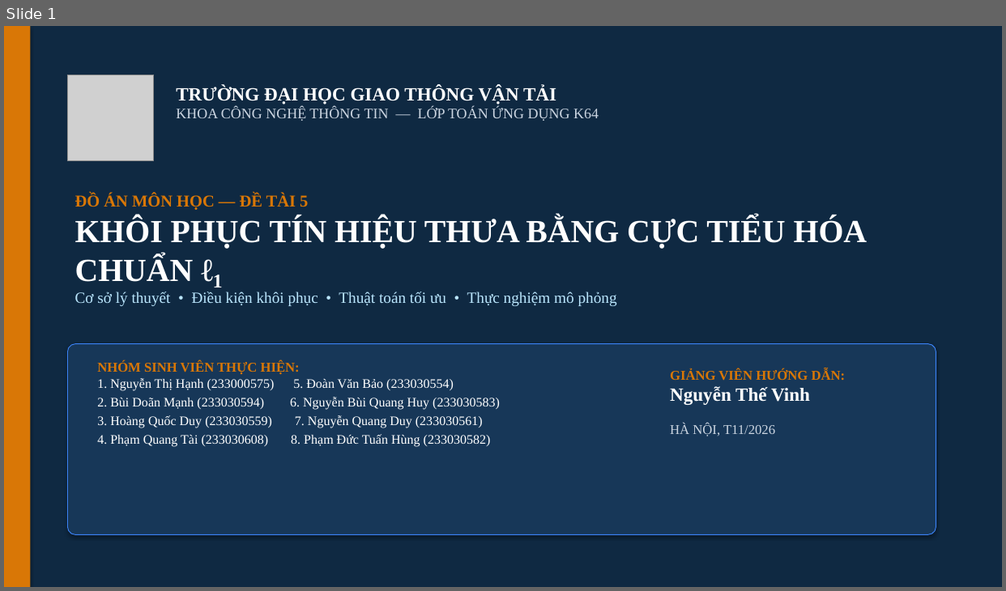
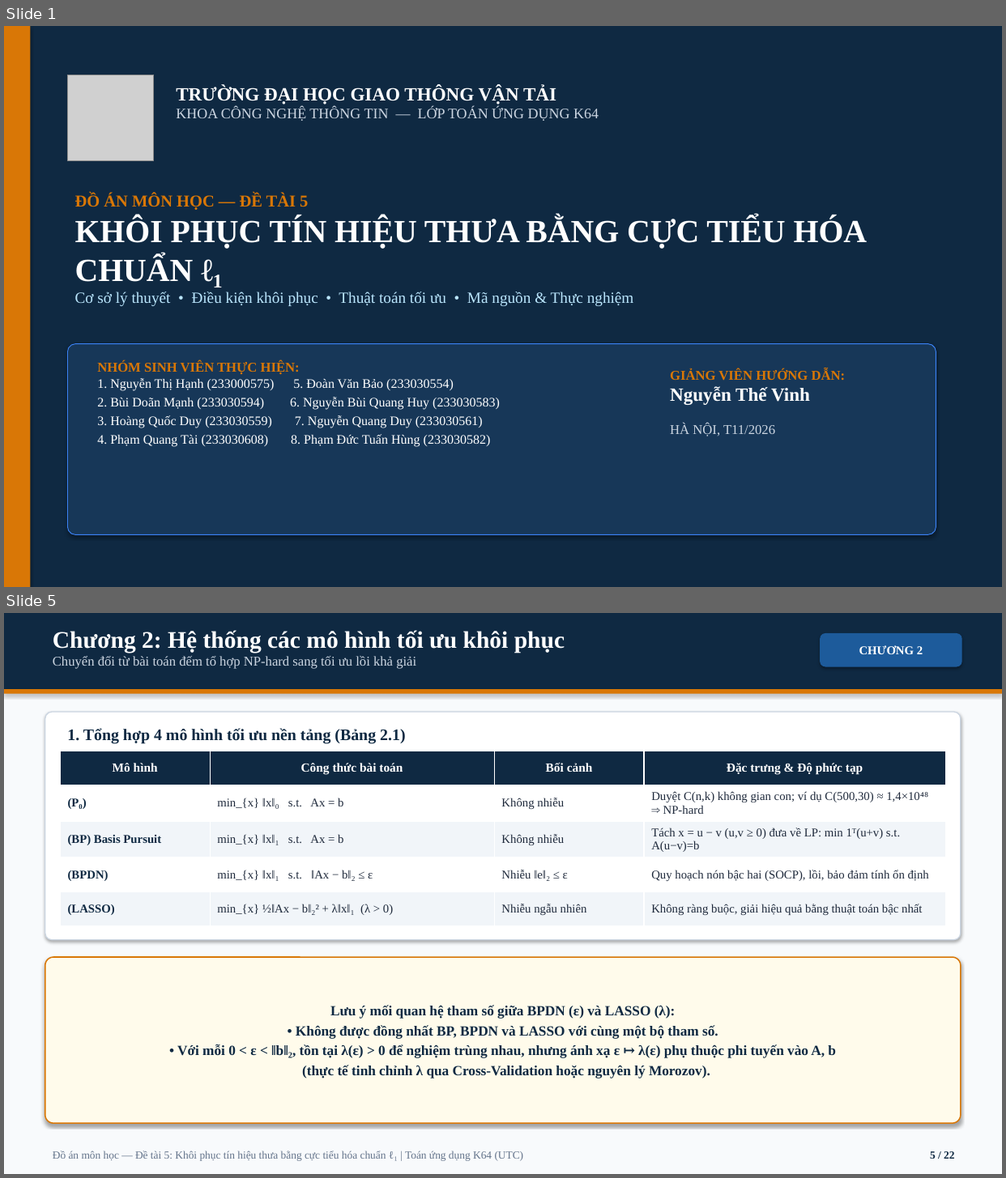
Before and after one commit to Daisme12/Do_an_mon, a slide deck: Thuyet_trinh_De_tai_5.pptx. Shown one above the other, each under a label of ours: slide 1 before the commit, slides 1 and 5 after it; the slides between them are not shown. The pictures are 1006x591 and 1006x1178 pixels, drawn with LibreOffice and Linux fonts; fonts in the diff are those of the drawing; grey boxes stand for pictures. Boxes give left, top, right and bottom in pixels: in the first picture for what was removed or moved away, otherwise in the second. Text is boxed around its words. In the diff, an @@ line names an element or a change of style, - is before the commit and + after.

Commit message:
Mở rộng slide thuyết trình lên 22 trang: đầy đủ công thức toán, code Python và toàn bộ kết quả thực nghiệm

```diff
--- a/Thuyet_trinh_De_tai_5.pptx
+++ b/Thuyet_trinh_De_tai_5.pptx
@@ slide 5 added at box(4, 613, 1002, 1174), background #F8FAFC @@
@@ rectangle added at box(4, 613, 1002, 689), fill #0F2942 @@
@@ text added at box(53, 630, 565, 669), 13 pt, text #CBD5E1 @@
+Chương 2: Hệ thống các mô hình tối ưu khôi phục
+Chuyển đổi từ bài toán đếm tổ hợp NP-hard sang tối ưu lồi khả giải
@@ rounded rectangle added at box(820, 633, 962, 667), fill #1D5B9B, 11.5 pt, text #FFFFFF, bold @@
+CHƯƠNG 2
@@ rectangle added at box(4, 689, 1002, 694), fill #D97706 @@
@@ rounded rectangle added at box(45, 712, 961, 940), fill #FFFFFF, outline #CBD5E1 1 pt @@
@@ text added at box(67, 728, 405, 744), 15.5 pt, text #0F2942, bold @@
+1. Tổng hợp 4 mô hình tối ưu nền tảng (Bảng 2.1)
@@ table added at box(60, 751, 946, 923), 5 rows, 4 columns @@
+Mô hình | Công thức bài toán | Bối cảnh | Đặc trưng & Độ phức tạp
+(P₀) | min_{x} ‖x‖₀ s.t. Ax = b | Không nhiễu | Duyệt C(n,k) không gian con; ví dụ C(500,30) ≈ 1,4×10⁴⁸ ⇒ NP-hard
+(BP) Basis Pursuit | min_{x} ‖x‖₁ s.t. Ax = b | Không nhiễu | Tách x = u − v (u,v ≥ 0) đưa về LP: min 1ᵀ(u+v) s.t. A(u−v)=b
+(BPDN) | min_{x} ‖x‖₁ s.t. ‖Ax − b‖₂ ≤ ε | Nhiễu ‖e‖₂ ≤ ε | Quy hoạch nón bậc hai (SOCP), lồi, bảo đảm tính ổn định
+(LASSO) | min_{x} ½‖Ax − b‖₂² + λ‖x‖₁ (λ > 0) | Nhiễu ngẫu nhiên | Không ràng buộc, giải hiệu quả bằng thuật toán bậc nhất
@@ rounded rectangle added at box(45, 957, 961, 1123), fill #FFFBEB, outline #D97706 1.2 pt, 13.5 pt, text #0F2942, bold @@
+Lưu ý mối quan hệ tham số giữa BPDN (ε) và LASSO (λ):
+• Không được đồng nhất BP, BPDN và LASSO với cùng một bộ tham số.
+• Với mỗi 0 < ε < ‖b‖₂, tồn tại λ(ε) > 0 để nghiệm trùng nhau, nhưng ánh xạ ε ↦ λ(ε) phụ thuộc phi tuyến vào A, b
+(thực tế tinh chỉnh λ qua Cross-Validation hoặc nguyên lý Morozov).
@@ text added at box(53, 1151, 524, 1161), 10.5 pt, text #64748B @@
+Đồ án môn học — Đề tài 5: Khôi phục tín hiệu thưa bằng cực tiểu hóa chuẩn ℓ₁ | Toán ứng dụng K64 (UTC)
@@ text added at box(930, 1152, 954, 1159), 10.5 pt, text #0F2942, bold @@
+5 / 22
@@ slide 1 changed as well @@
@@ text at box(75, 292, 634, 306): text changed @@
-Cơ sở lý thuyết • Điều kiện khôi phục • Thuật toán tối ưu • Thực nghiệm mô phỏng
+Cơ sở lý thuyết • Điều kiện khôi phục • Thuật toán tối ưu • Mã nguồn & Thực nghiệm
```
Also in this commit, not shown: 6 other slides changed, 14 other slides added, 5 slides removed.
